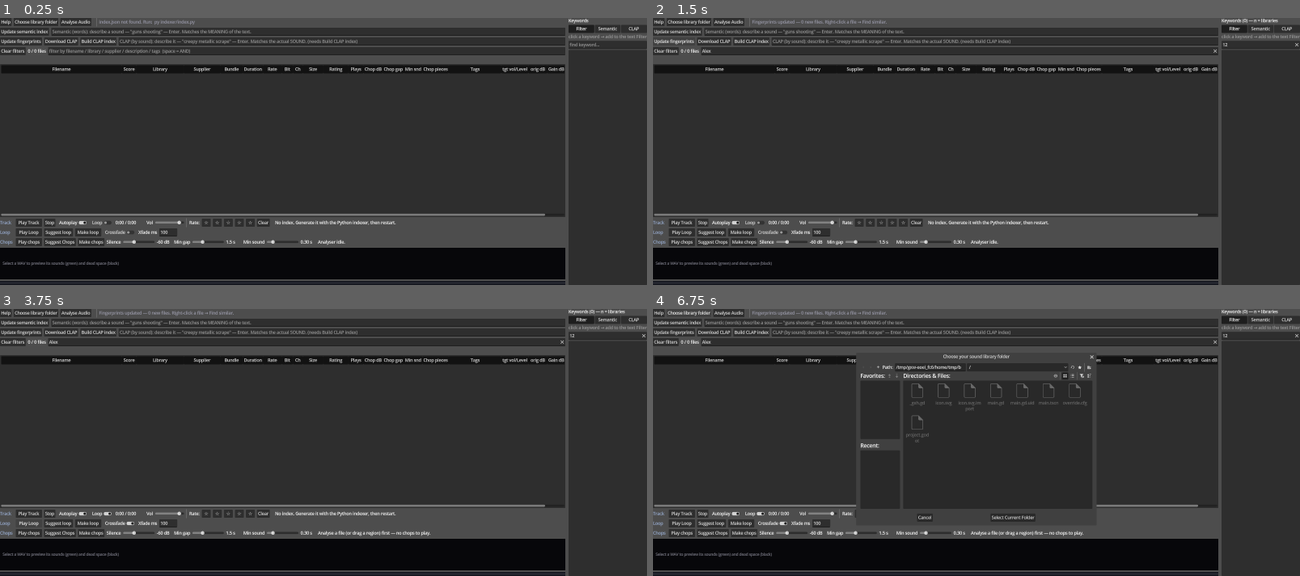
Above: before the commit, frames 1-4 (two rows, left to right).
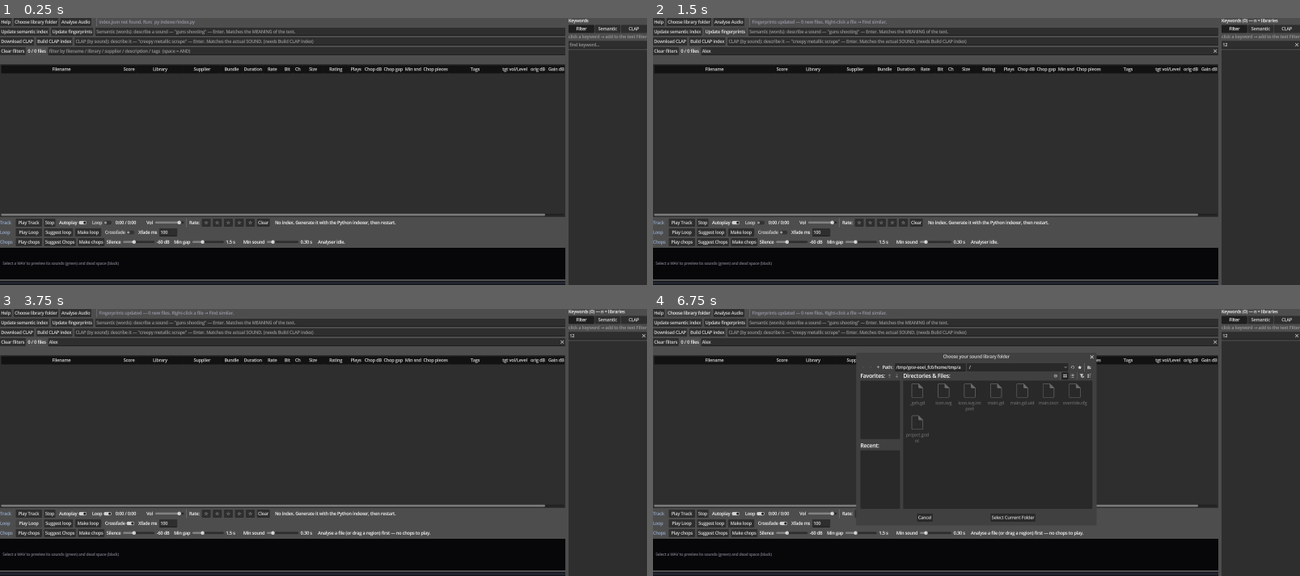
Above: after the commit, the same moments.

Repository: benedictcarter/sound_lib
Game: Godot game, scene res://main.tscn
Same seed, same stepped clock (60 frames per second), same inputs: the game is played once before the commit and once after it.
Inputs (mouse positions are in pixels of both pictures, inside the frame that each line leads up to):
- Up to frame 1 (0.25 s): no input
- Up to frame 2 (1.5 s): click (957, 50) at 0.52 s; type "Alex" at 0.6 s; click (1261, 44) at 0.75 s; type "12" at 0.83 s; click "Update fingerprints" at 1.25 s
- Up to frame 3 (3.75 s): click "Play Track" at 2 s; click "Play Track" at 2.75 s; click "Play Loop" at 3.5 s
- Up to frame 4 (6.75 s): click "Play Loop" at 4.25 s; click "Play chops" at 5 s; click "Play chops" at 5.75 s; click "Choose library folder" at 6.5 s

The runs differ from the first frame. In frame 1, 0.7% of the frame differs, in the area x 0-56%, y 3-11%; in frame 2, 0.7%; in frame 3, 0.7%; in frame 4, 0.7%.

Commit message:
Move 'Update fingerprints' next to 'Update semantic index'; explain index buttons in Help
- 'Update fingerprints' now sits on the semantic row beside 'Update semantic index'
  (both are 'build a search index' buttons); the CLAP row keeps Download/Build CLAP.
- Help gains an 'index buttons' section explaining what each does (Update semantic
  index / Update fingerprints / Download CLAP / Build CLAP index / Analyse Audio) and
  that they're incremental.

Co-Authored-By: Claude Opus 4.8 <noreply@anthropic.com>

Diff:
--- a/app/main.gd
+++ b/app/main.gd
@@ -117,6 +117,14 @@
 • [b]CLAP[/b] (words → sound): search line 2 — matches the actual audio. Needs CLAP built.
 • [b]Find similar[/b] (sound → sound): right-click a file → ranks the library by how it SOUNDS. Uses [b]Update fingerprints[/b] (tiny, no extra deps) or CLAP if built (much stronger, auto-preferred).
 [i]CLAP setup:[/i] pip-install requirements-clap.txt (onnxruntime, NO PyTorch), then [b]Download CLAP[/b] → [b]Build CLAP index[/b]. Uses your GPU if onnxruntime-directml/-gpu is installed.
+
+[b]The index buttons (search-bar rows) — run once, incremental after[/b]
+• [b]Update semantic index[/b]: embeds each file's TEXT (name/description) so Semantic search works. Fast; re-run after adding files.
+• [b]Update fingerprints[/b]: builds a tiny per-file acoustic fingerprint (reads the audio) so right-click → Find similar works with no extra install.
+• [b]Download CLAP[/b]: fetches the optional CLAP model (ONNX, no PyTorch) — enables the CLAP sound-search box and a much stronger Find similar.
+• [b]Build CLAP index[/b]: embeds every file's audio with CLAP (uses your GPU) so CLAP search + Find similar use it. Do it after Download CLAP.
+• [b]Analyse Audio[/b] (top row): fills the loudness (orig/final dB) + Chop columns.
+Each only processes files it hasn't done yet, so re-running is cheap.
 
 [b]Delete[/b]
 Select rows and press [b]Del[/b] (or right-click → Delete) → confirm → moves them to the Recycle Bin (recoverable).
@@ -846,6 +854,14 @@
 	_emb_btn.pressed.connect(_update_embeddings)
 	bar0.add_child(_emb_btn)
 
+	_fp_btn = Button.new()
+	_fp_btn.text = "Update fingerprints"
+	_fp_btn.tooltip_text = "Build the tiny acoustic fingerprint for any file that lacks " \
+		+ "one (reads its audio). Powers right-click → Find similar when CLAP isn't built. " \
+		+ "Slow on a fresh library; incremental after."
+	_fp_btn.pressed.connect(_update_fingerprints)
+	bar0.add_child(_fp_btn)
+
 	_sem_edit = LineEdit.new()
 	_sem_edit.placeholder_text = "Semantic (words): describe a sound — \"guns shooting\" — Enter. Matches the MEANING of the text."
 	_sem_edit.clear_button_enabled = true
@@ -858,14 +874,6 @@
 	var barclap := HBoxContainer.new()
 	barclap.add_theme_constant_override("separation", 8)
 	root.add_child(barclap)
-
-	_fp_btn = Button.new()
-	_fp_btn.text = "Update fingerprints"
-	_fp_btn.tooltip_text = "Build the tiny acoustic fingerprint for any file that lacks " \
-		+ "one (reads its audio). Powers right-click → Find similar when CLAP isn't built. " \
-		+ "Slow on a fresh library; incremental after."
-	_fp_btn.pressed.connect(_update_fingerprints)
-	barclap.add_child(_fp_btn)
 
 	_clap_dl_btn = Button.new()
 	_clap_dl_btn.text = "Download CLAP"
